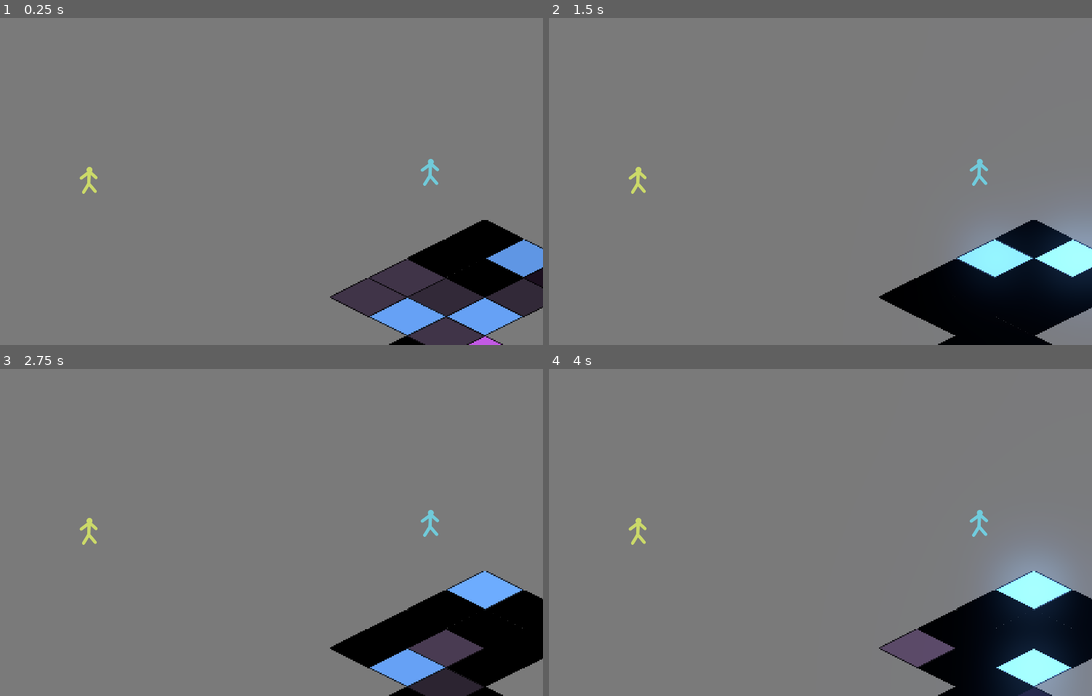
Above: before the commit, frames 1-4 (two rows, left to right).
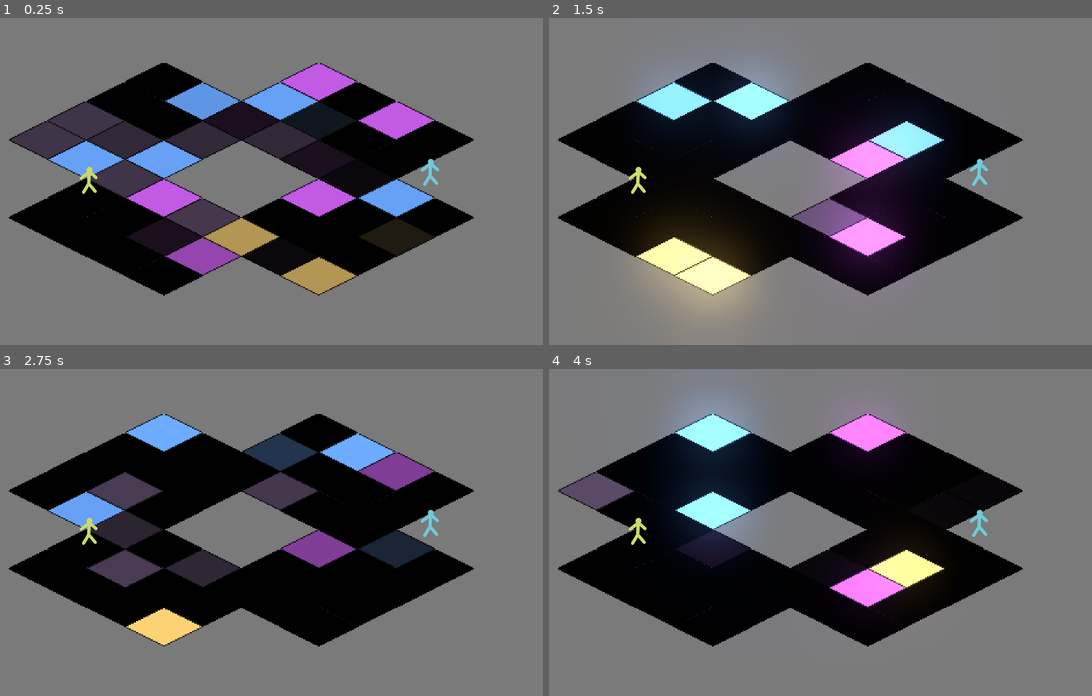
Above: after the commit, the same moments.

Repository: API-Beast/Seal-Clubbing
Game: Godot game, scene res://Main.tscn
Same seed, same stepped clock (60 frames per second), same inputs: the game is played once before the commit and once after it.
Inputs:
- Up to frame 1 (0.25 s): no input
- Up to frame 2 (1.5 s): no input
- Up to frame 3 (2.75 s): no input
- Up to frame 4 (4 s): no input

The runs differ from the first frame. In frame 1, 47% of the frame differs, in the area x 1-100%, y 13-100%; in frame 2, 51%, in the area x 1-100%, y 12-100%; in frame 3, 47%; in frame 4, 50%.

Commit message:
Discofloor node moved

Diff:
--- a/Main.tscn
+++ b/Main.tscn
@@ -29,7 +29,7 @@
 custom_solver_bias = 0.0
 extents = Vector2( 297.168, 94.8072 )
 
-[node name="Level" type="StaticBody2D"]
+[node name="Level" type="StaticBody2D" index="0"]
 
 input_pickable = false
 collision_layer = 1
@@ -100,3 +100,5 @@
 _sections_unfolded = [ "Drag Margin", "Limit", "Offset", "Smoothing" ]
 
 [node name="DiscoFloor" parent="." index="6" instance=ExtResource( 4 )]
+
+position = Vector2( -804.17, -199.267 )
